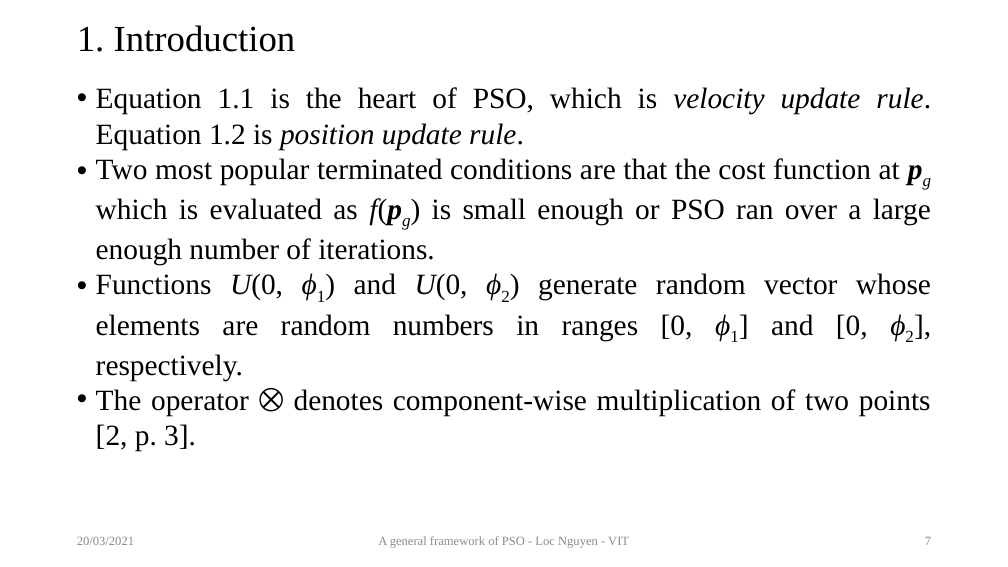
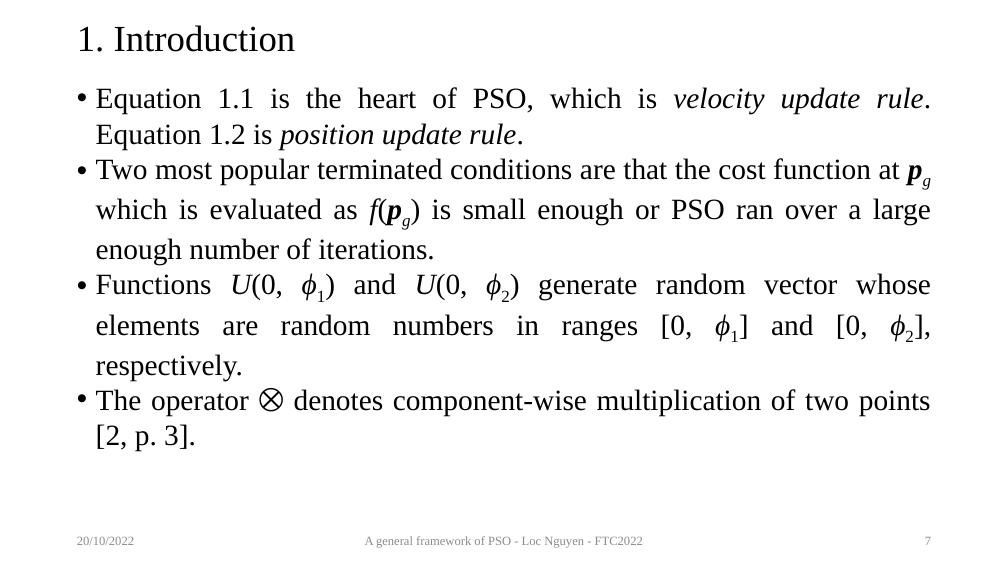
Before and after one commit to ngphloc/ai, a slide deck: slide 7 of 2_design/pso/GeneralPSO.pptx. Drawn at 1008x567 pixels with LibreOffice and Linux fonts; fonts in the diff are those of the drawing. Boxes give left, top, right and bottom in pixels: in the first picture for what was removed or moved away, otherwise in the second. Text is boxed around its words. In the diff, an @@ line names an element or a change of style, - is before the commit and + after.

```diff
--- a/2_design/pso/GeneralPSO.pptx
+++ b/2_design/pso/GeneralPSO.pptx
@@ text at [77, 537, 134, 545]: text changed @@
-20/03/2021
+20/10/2022
@@ text at [365, 536, 643, 548]: text changed @@
-A general framework of PSO - Loc Nguyen - VIT
+A general framework of PSO - Loc Nguyen - FTC2022
```
Also in this commit, not shown: 21 other slides changed, 1 slide added, 17 other files.
